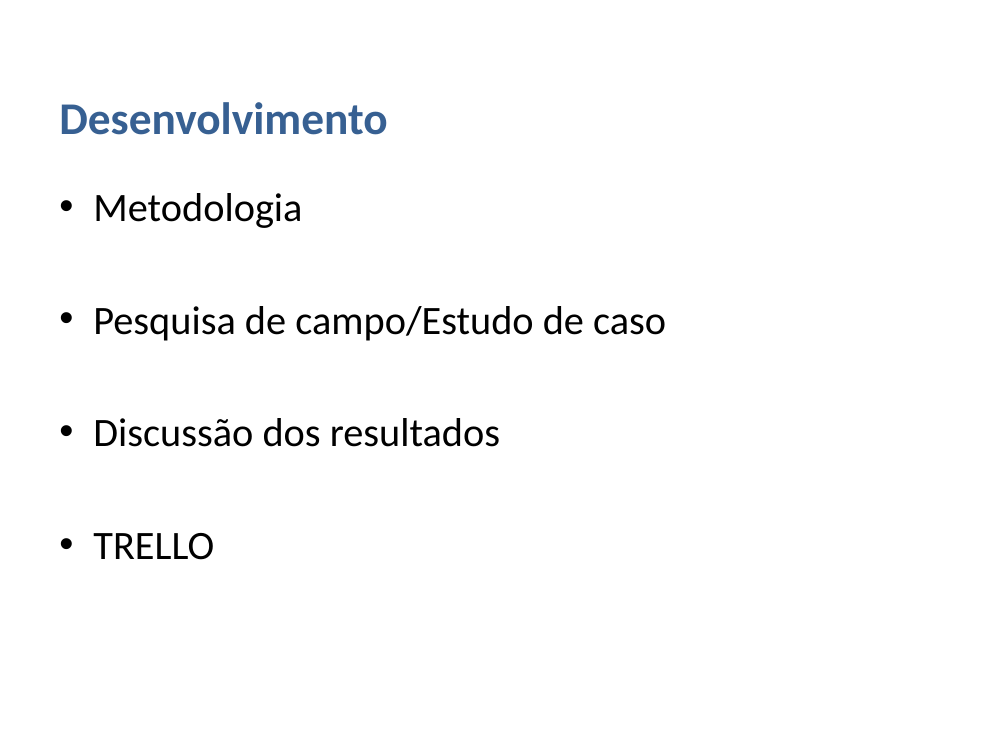
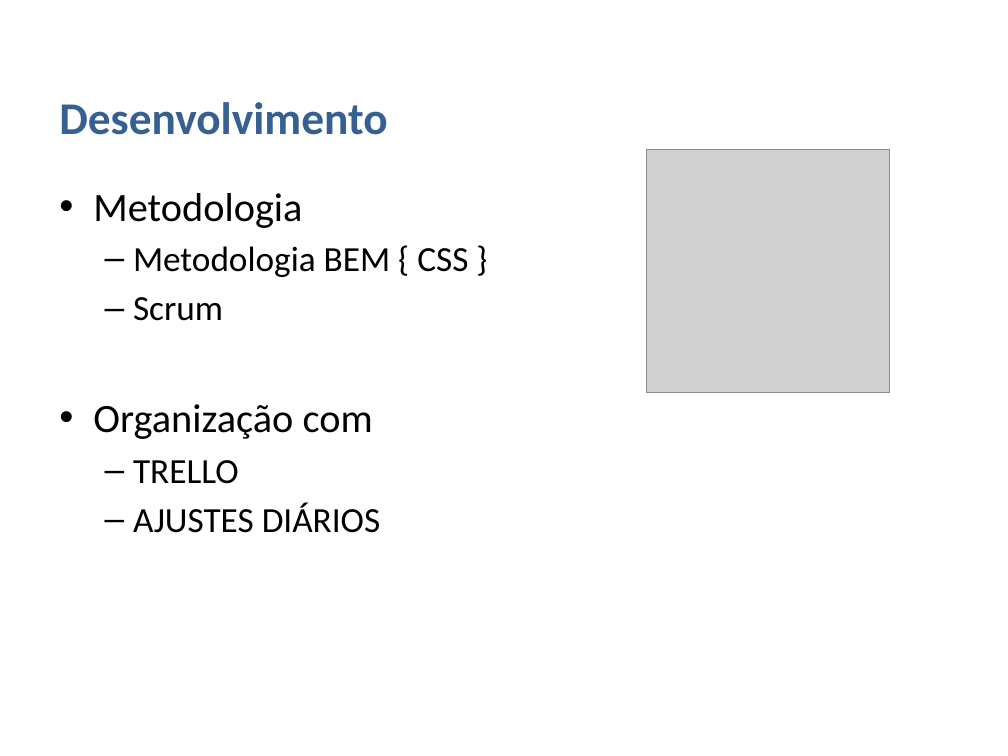
Before and after one commit to matheusg-dev/ProjetoDelivery_TCC, a slide deck: slide 14 of assets/documentacao_abnt/PowerPoint Projeto Final SENAI.pptx (slide 13 before the commit). Drawn at 1008x756 pixels with LibreOffice and Linux fonts; fonts in the diff are those of the drawing; grey boxes stand for pictures; background and template pictures are left out. Boxes give left, top, right and bottom in pixels: in the first picture for what was removed or moved away, otherwise in the second. Text is boxed around its words. In the diff, an @@ line names an element or a change of style, - is before the commit and + after.

```diff
--- a/assets/documentacao_abnt/PowerPoint Projeto Final SENAI.pptx
+++ b/assets/documentacao_abnt/PowerPoint Projeto Final SENAI.pptx
@@ picture added at bbox=[647, 150, 890, 393] @@
@@ text at bbox=[93, 246, 468, 439]: text changed; size 32 to 28 pt @@
-• Pesquisa de campo/Estudo de caso
-• Discussão dos resultados
+  – Metodologia BEM { CSS }
+  – Scrum
+• Organização com
@@ text at bbox=[133, 460, 239, 484]: size 32 to 28 pt in "TRELLO"; bullet • to –; list level 1 to 2 in "TRELLO" @@
@@ text at bbox=[133, 503, 380, 533]: paragraph added @@
+  – AJUSTES DIÁRIOS
```
Also in this commit, not shown: 10 other slides changed, 11 slides added, 1 slide removed.
